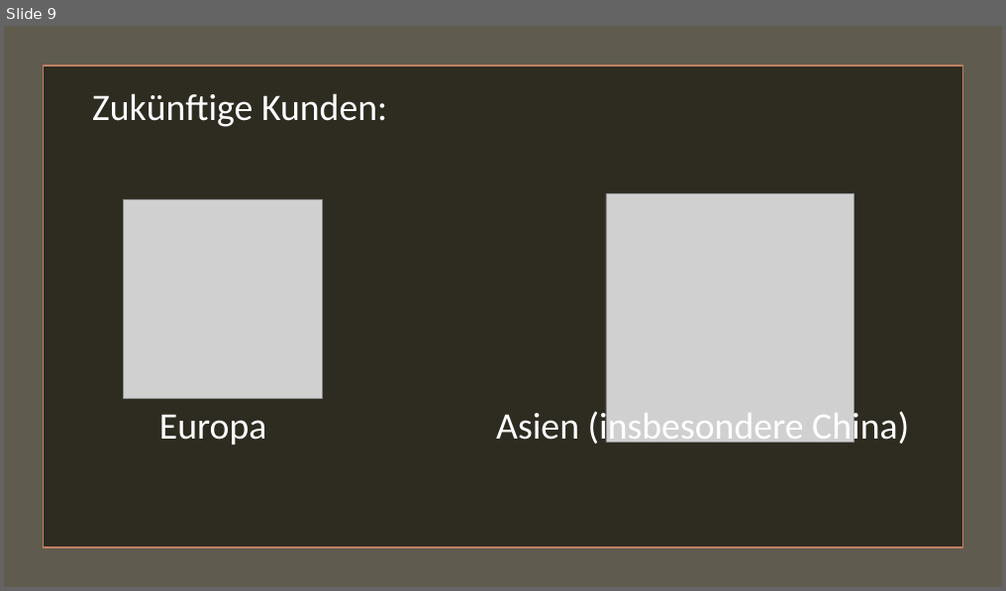
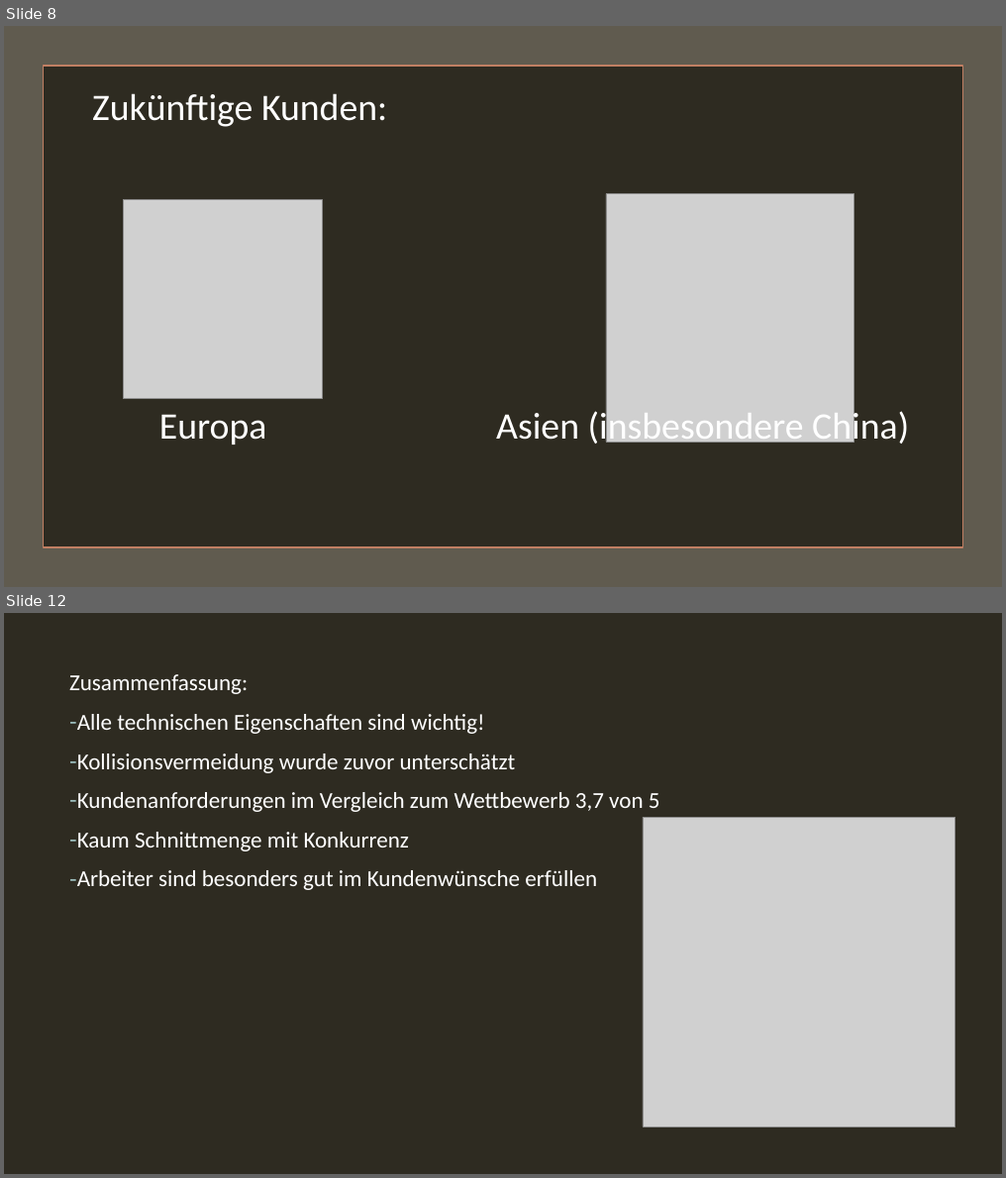
Before and after one commit to plastikpamaro/MKon, a slide deck: Meilenstein 2/Präsentation/Präsentation MS2.pptx. Shown one above the other, each under a label of ours: slide 9 before the commit, slides 8 and 12 after it; the slides between them are not shown. The pictures are 1006x591 and 1006x1178 pixels, drawn with LibreOffice and Linux fonts; fonts in the diff are those of the drawing; grey boxes stand for pictures; background and template pictures are left out. Boxes give left, top, right and bottom in pixels: in the first picture for what was removed or moved away, otherwise in the second. Text is boxed around its words. In the diff, an @@ line names an element or a change of style, - is before the commit and + after.

```diff
--- a/Meilenstein 2/Präsentation/Präsentation MS2.pptx
+++ b/Meilenstein 2/Präsentation/Präsentation MS2.pptx
@@ slide 12 added at (x1=4, y1=613, x2=1002, y2=1174), background picture (left out) @@
@@ text added at (x1=69, y1=674, x2=660, y2=890), 22 pt, text #FFFFFF @@
+Zusammenfassung:
+– Alle technischen Eigenschaften sind wichtig!
+– Kollisionsvermeidung wurde zuvor unterschätzt
+– Kundenanforderungen im Vergleich zum Wettbewerb 3,7 von 5
+– Kaum Schnittmenge mit Konkurrenz
+– Arbeiter sind besonders gut im Kundenwünsche erfüllen
@@ picture added at (x1=643, y1=817, x2=955, y2=1128) @@
@@ what was slide 9 is now slide 8 @@
```
Also in this commit, not shown: 1 slide changed, 1 other slide added, 2 slides removed.
